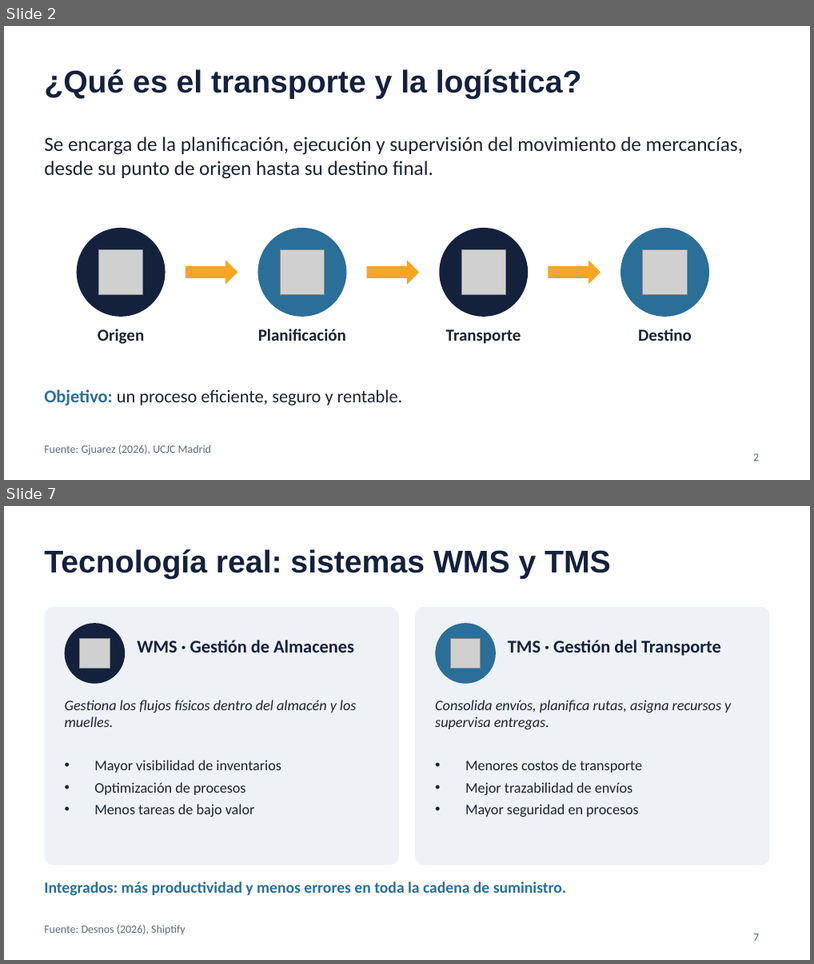
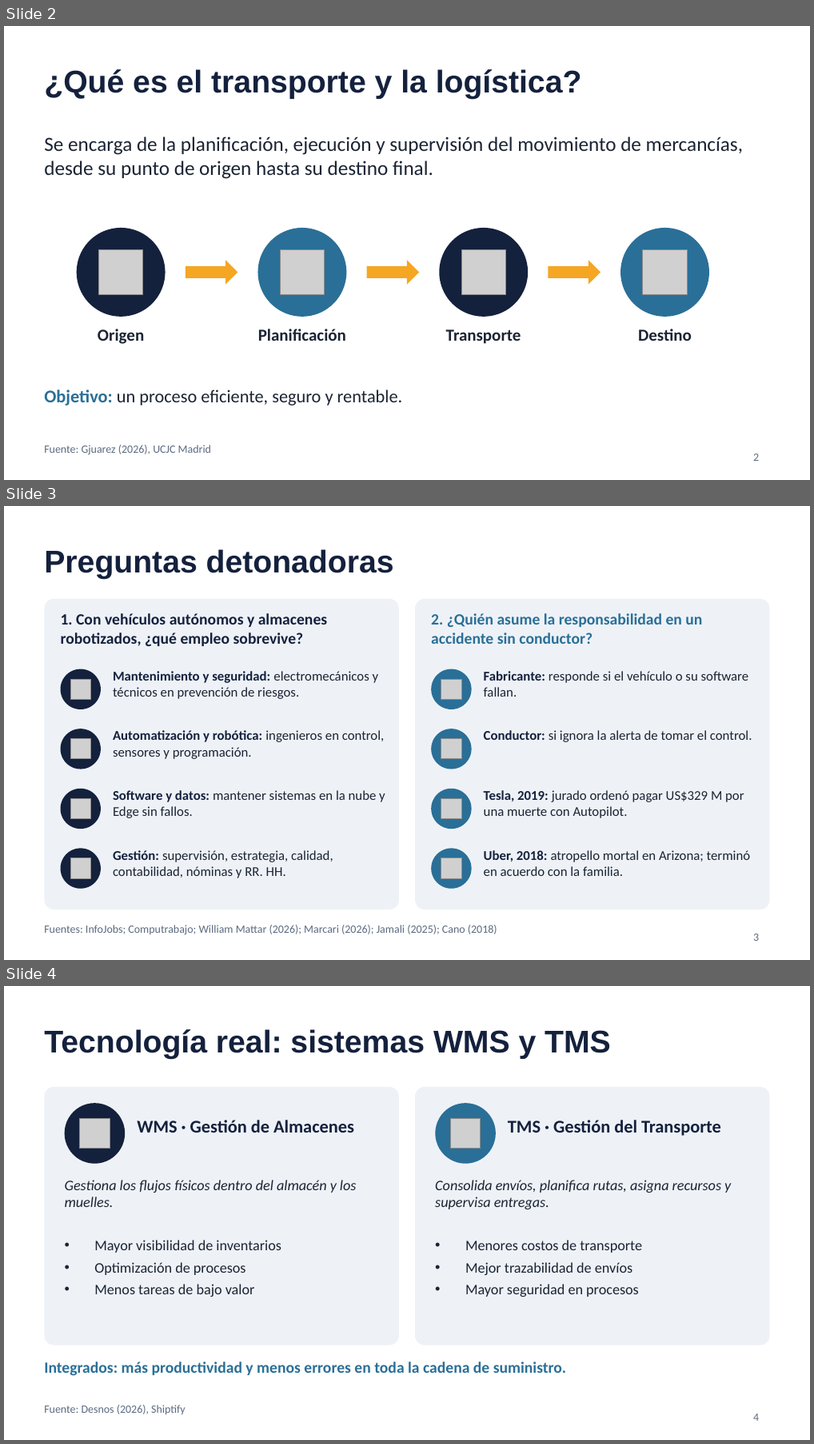
Before and after one commit to vibeimpert/a, a slide deck: Transporte_y_Logistica_Transhumanismo.pptx. Shown one above the other, each under a label of ours: slides 2 and 7 before the commit, slides 2, 3 and 4 after it; the slides between them are not shown. The pictures are 814x964 and 814x1444 pixels, drawn with LibreOffice and Linux fonts; fonts in the diff are those of the drawing; grey boxes stand for pictures. Boxes give left, top, right and bottom in pixels: in the first picture for what was removed or moved away, otherwise in the second. Text is boxed around its words. In the diff, an @@ line names an element or a change of style, - is before the commit and + after.

```diff
--- a/Transporte_y_Logistica_Transhumanismo.pptx
+++ b/Transporte_y_Logistica_Transhumanismo.pptx
@@ slide 3 added at [4, 506, 810, 960], background #FFFFFF @@
@@ title added at [44, 549, 394, 579], 28 pt, text #14213D, bold @@
+Preguntas detonadoras
@@ rounded rectangle added at [44, 599, 399, 909], fill #EEF2F7 @@
@@ rounded rectangle added at [415, 599, 770, 909], fill #EEF2F7 @@
@@ text added at [61, 613, 327, 646], 14 pt, text #14213D, bold @@
+1. Con vehículos autónomos y almacenes robotizados, ¿qué empleo sobrevive?
@@ text added at [431, 613, 702, 644], 14 pt, text #2A6F97, bold @@
+2. ¿Quién asume la responsabilidad en un accidente sin conductor?
@@ ellipse added at [61, 669, 101, 709], fill #14213D @@
@@ text added at [113, 671, 379, 699], 12 pt, text #1B2433 @@
+Mantenimiento y seguridad: electromecánicos y técnicos en prevención de riesgos.
@@ ellipse added at [431, 669, 472, 709], fill #2A6F97 @@
@@ text added at [484, 671, 750, 696], 12 pt, text #1B2433 @@
+Fabricante: responde si el vehículo o su software fallan.
@@ picture added at [70, 680, 90, 700] @@
@@ picture added at [441, 680, 462, 700] @@
@@ ellipse added at [61, 728, 101, 769], fill #14213D @@
@@ picture added at [70, 738, 90, 759] @@
@@ text added at [113, 730, 385, 759], 12 pt, text #1B2433 @@
+Automatización y robótica: ingenieros en control, sensores y programación.
@@ ellipse added at [431, 728, 472, 769], fill #2A6F97 @@
@@ picture added at [441, 738, 462, 759] @@
@@ text added at [484, 730, 753, 742], 12 pt, text #1B2433 @@
+Conductor: si ignora la alerta de tomar el control.
@@ ellipse added at [61, 788, 101, 828], fill #14213D @@
@@ text added at [113, 790, 386, 818], 12 pt, text #1B2433 @@
+Software y datos: mantener sistemas en la nube y Edge sin fallos.
@@ ellipse added at [431, 788, 472, 828], fill #2A6F97 @@
@@ text added at [484, 790, 745, 818], 12 pt, text #1B2433 @@
+Tesla, 2019: jurado ordenó pagar US$329 M por una muerte con Autopilot.
@@ picture added at [70, 798, 90, 818] @@
@@ picture added at [441, 798, 462, 818] @@
@@ ellipse added at [61, 848, 101, 888], fill #14213D @@
@@ picture added at [70, 858, 90, 879] @@
@@ text added at [113, 850, 334, 878], 12 pt, text #1B2433 @@
+Gestión: supervisión, estrategia, calidad, contabilidad, nóminas y RR. HH.
@@ ellipse added at [431, 848, 472, 888], fill #2A6F97 @@
@@ picture added at [441, 858, 462, 879] @@
@@ text added at [484, 850, 751, 876], 12 pt, text #1B2433 @@
+Uber, 2018: atropello mortal en Arizona; terminó en acuerdo con la familia.
@@ text added at [44, 924, 498, 935], 10 pt, text #5C6B80 @@
+Fuentes: InfoJobs; Computrabajo; William Mattar (2026); Marcari (2026); Jamali (2025); Cano (2018)
@@ page number added at [754, 933, 759, 940], 10 pt, text #5C6B80 @@
+3
@@ what was slide 7 is now slide 4 @@
@@ page number at [754, 1413, 759, 1420]: text changed @@
-7
+4
```
Also in this commit, not shown: 4 slides removed, 1 other file.
